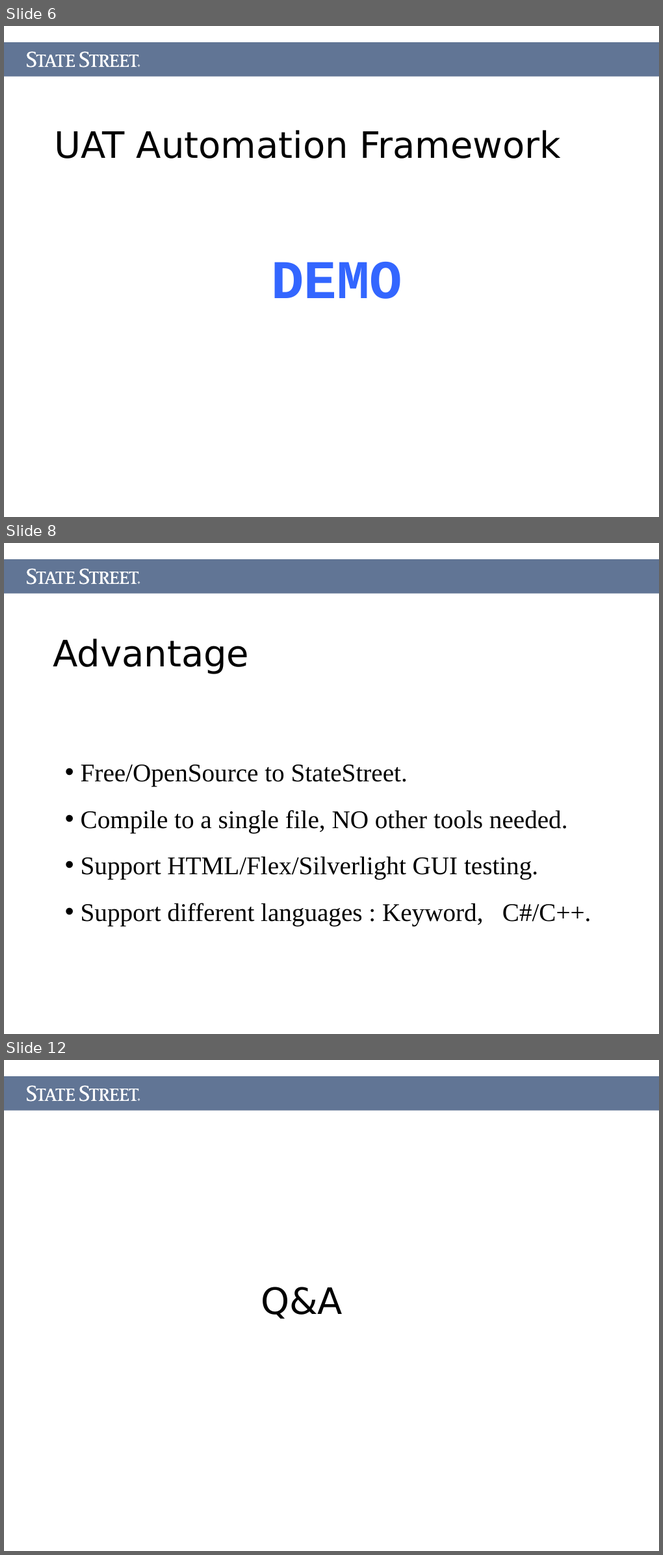
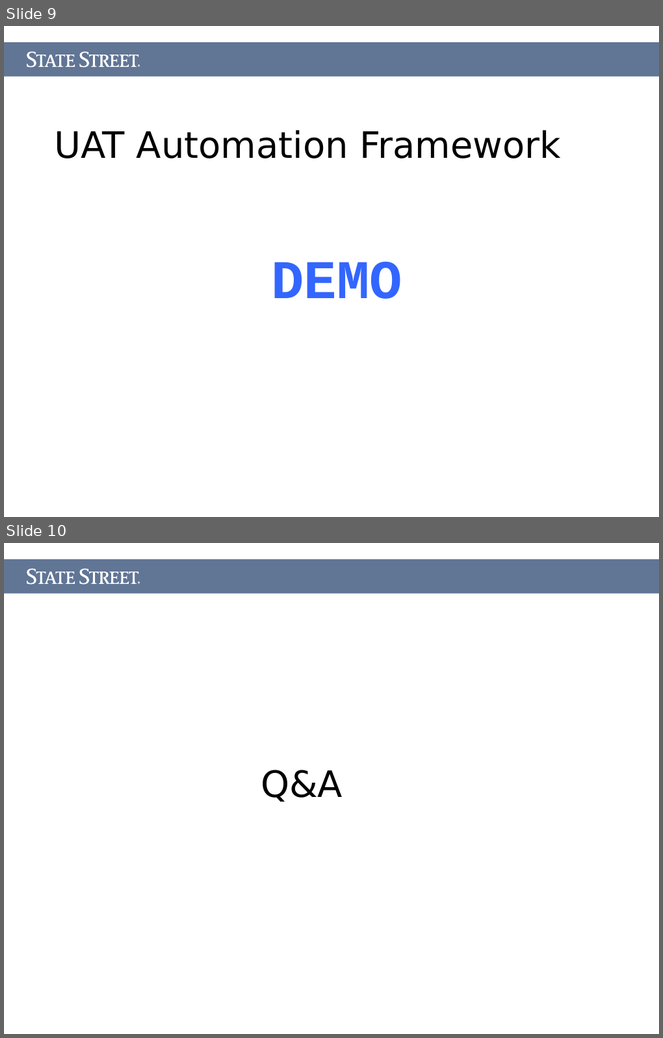
Before and after one commit to Letractively/autotester, a slide deck: Document/AutoTester.ppt. Shown one above the other, each under a label of ours: slides 6, 8 and 12 before the commit, slides 9 and 10 after it; the slides between them are not shown. The pictures are 663x1555 and 663x1038 pixels, drawn with LibreOffice and Linux fonts; fonts in the diff are those of the drawing. Boxes give left, top, right and bottom in pixels: in the first picture for what was removed or moved away, otherwise in the second. Text is boxed around its words. In the diff, an @@ line names an element or a change of style, - is before the commit and + after.

```diff
--- a/Document/AutoTester.ppt
+++ b/Document/AutoTester.ppt
@@ slide 8 removed at box(4, 543, 659, 1034), background #FFFFFF @@
@@ rectangle removed at box(4, 559, 659, 594) @@
@@ freeform shape removed at box(27, 568, 139, 585) @@
@@ freeform shape removed at box(138, 581, 140, 585) @@
@@ title removed at box(53, 639, 250, 674) @@
-Advantage
@@ text removed at box(81, 765, 592, 927) @@
-• Free/OpenSource to StateStreet.
-• Compile to a single file, NO other tools needed.
-• Support HTML/Flex/Silverlight GUI testing.
-• Support different languages : Keyword, C#/C++.
@@ what was slide 6 is now slide 9 @@
@@ what was slide 12 is now slide 10 @@
```
Also in this commit, not shown: 3 slides changed, 4 slides added, 5 other slides removed, 16 other files.
